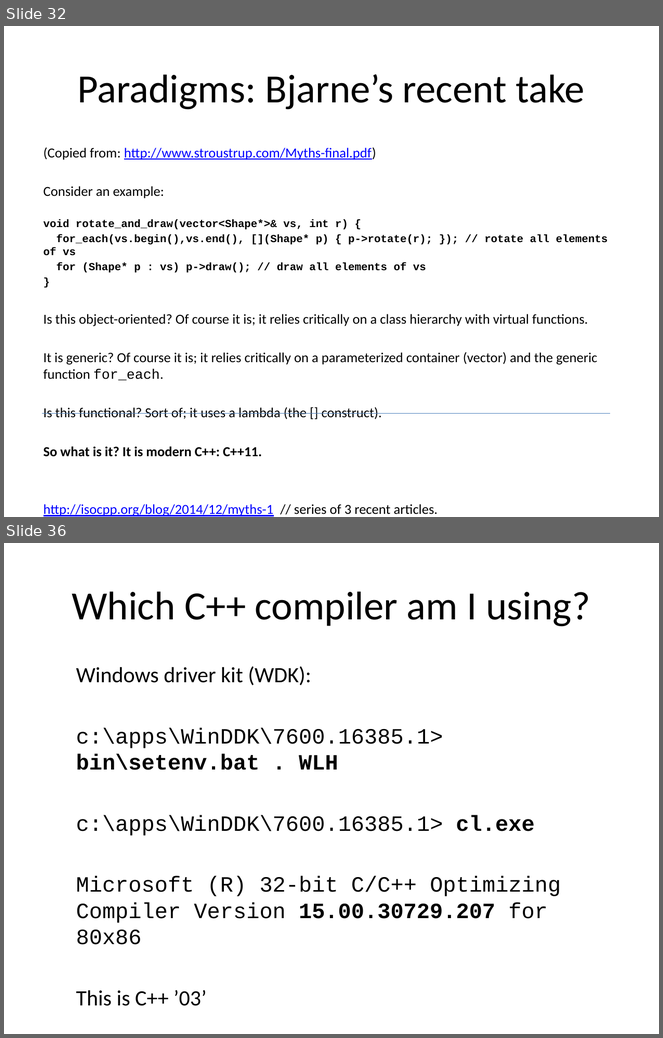
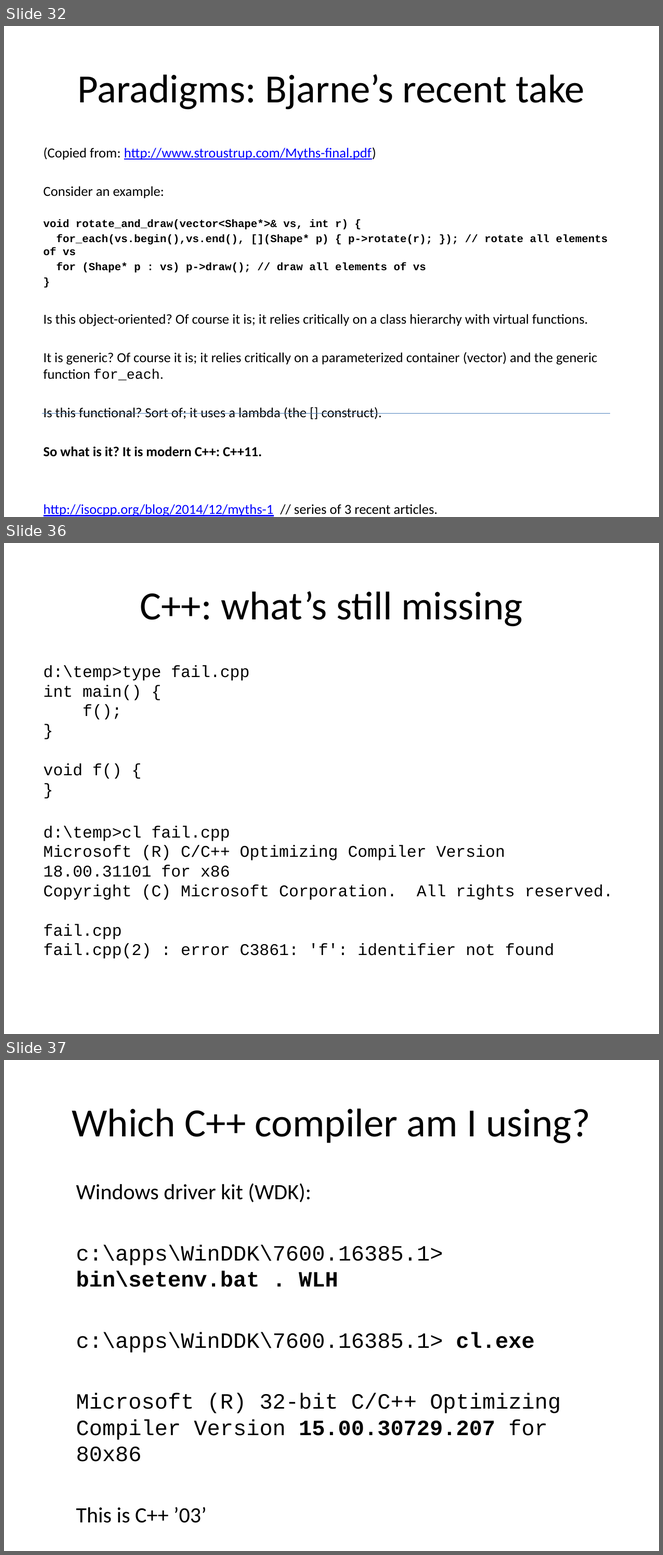
Before and after one commit to fellmad/FunWithCpp11, a slide deck: doc/Fun_with_C++11.pptx. Shown one above the other, each under a label of ours: slides 32 and 36 before the commit, slides 32, 36 and 37 after it; the slides between them are not shown. The pictures are 663x1038 and 663x1555 pixels, drawn with LibreOffice and Linux fonts; fonts in the diff are those of the drawing. Boxes give left, top, right and bottom in pixels: in the first picture for what was removed or moved away, otherwise in the second. Text is boxed around its words. In the diff, an @@ line names an element or a change of style, - is before the commit and + after.

```diff
--- a/doc/Fun_with_C++11.pptx
+++ b/doc/Fun_with_C++11.pptx
@@ slide 36 added at [4,543,659,1034], background #FFFFFF @@
@@ title added at [140,591,523,627], 44 pt, text #000000 @@
+C++: what’s still missing
@@ text added at [44,665,613,959], 18 pt, text #000000 @@
+d:\temp>type fail.cpp
+int main() {
+f();
+}
+void f() {
+}
+d:\temp>cl fail.cpp
+Microsoft (R) C/C++ Optimizing Compiler Version 18.00.31101 for x86
+Copyright (C) Microsoft Corporation. All rights reserved.
+fail.cpp
+fail.cpp(2) : error C3861: 'f': identifier not found
@@ what was slide 36 is now slide 37 @@
```
Also in this commit, not shown: 6 slides changed, 1 other file.
